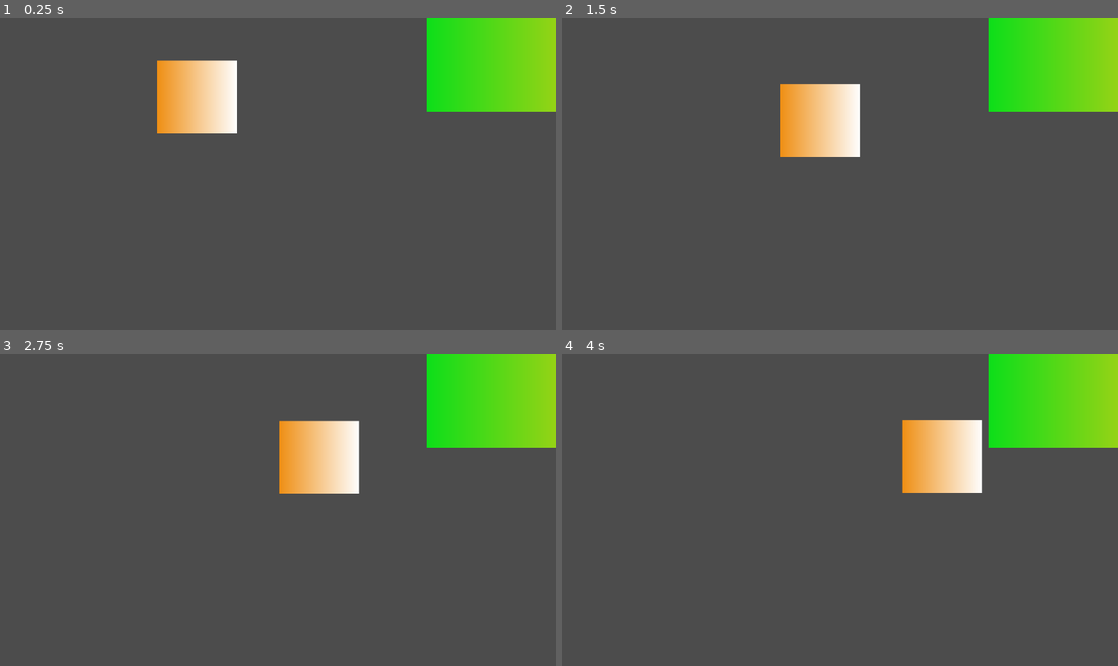
Above: before the commit, frames 1-4 (two rows, left to right).
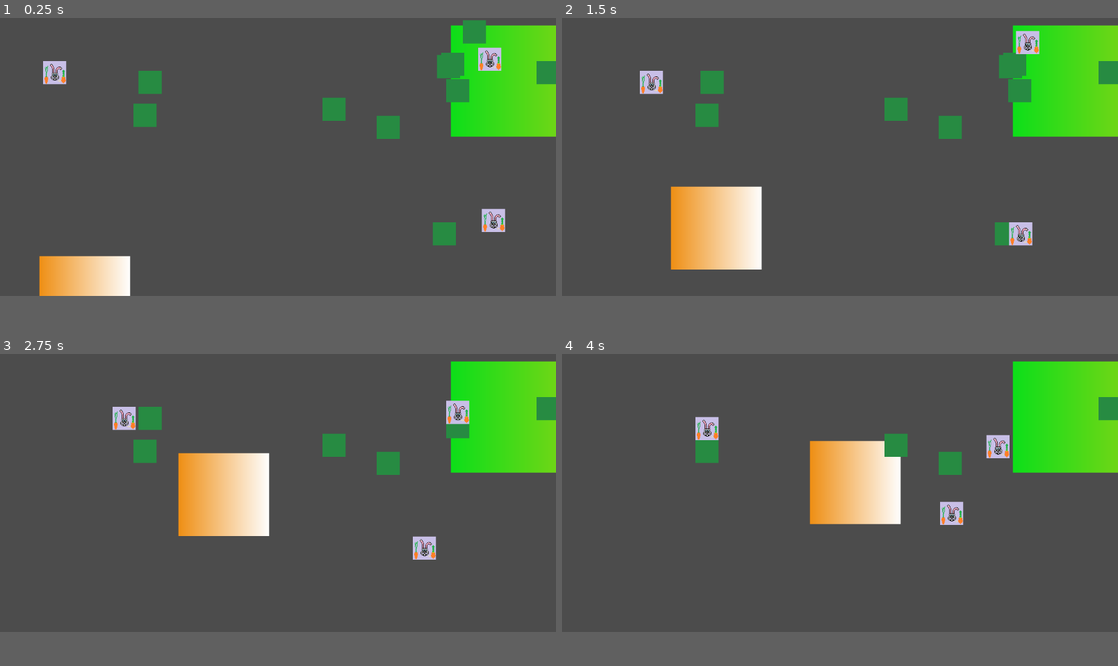
Above: after the commit, the same moments.

Repository: Unrimah/petri_cup
Game: Godot game, scene res://Node2D.tscn
Two runs of this game, one before a commit and one after it. Both use one fixed random seed, a clock stepped at 60 frames per second and the inputs below.
Inputs:
- Up to frame 1 (0.25 s): no input
- Up to frame 2 (1.5 s): no input
- Up to frame 3 (2.75 s): no input
- Up to frame 4 (4 s): no input
The window is 800x449 before the commit and 800x400 after it. Grey fills any space a smaller window leaves; there, only what the larger window draws over its background counts as a difference.

The runs differ from the first frame. In frame 1, 16% of the frame differs, in the area x 7-100%, y 0-90%; in frame 2, 18%, in the area x 14-100%, y 0-81%; in frame 3, 18%; in frame 4, 17%.

Commit message:
New rabbits

Diff:
--- /dev/null
+++ b/GrassBody2D.tscn
@@ -0,0 +1,15 @@
+[gd_scene load_steps=3 format=2]
+
+[sub_resource type="Gradient" id=2]
+offsets = PoolRealArray( 0 )
+colors = PoolColorArray( 0.153809, 0.546875, 0.261288, 1 )
+
+[sub_resource type="GradientTexture" id=1]
+gradient = SubResource( 2 )
+
+[node name="GrassBody2D" type="StaticBody2D"]
+
+[node name="Sprite" type="Sprite" parent="."]
+texture = SubResource( 1 )
+region_enabled = true
+region_rect = Rect2( -25, -25, 50, 50 )
--- a/Node2D.gd
+++ b/Node2D.gd
@@ -1,5 +1,7 @@
 extends Node2D
 
+const NUM_GRASS = 10
+const NUM_RABBITS = 3
 # Declare member variables here. Examples:
 # var a = 2
 # var b = "text"
@@ -7,13 +9,31 @@
 # Called when the node enters the scene tree for the first time.
 func _ready():
 	randomize()
-	_position_rab_and_grow()
+	var grass_scene = preload("res://GrassBody2D.tscn")
+	var rabbit_scene = preload("res://RabbitBody2D.tscn")
+
+	for i in NUM_GRASS:
+		var grass_node = grass_scene.instance()
+		grass_node.position.x = randi() % 1200
+		grass_node.position.y = randi() % 600
+		grass_node.add_to_group("grass")
+		add_child(grass_node)
+
+	for i in NUM_RABBITS:
+		var rabbit_node = rabbit_scene.instance()
+		rabbit_node.position.x = randi() % 1200
+		rabbit_node.position.y = randi() % 600
+		rabbit_node.add_to_group("rabbits")
+		add_child(rabbit_node)
+
+#	_position_rab_and_grow()
+
 
 func _position_rab_and_grow():
 #	var posX = randi() % 1366
 #	var posY = randi() % 768
-	get_node("KrolikVashyMat").set_place(randi() % 1366, randi() % 768)
-	get_node("TRAVAblin").set_place(randi() % 1366, randi() % 768)
+	get_node("KrolikVashyMat").set_place(randi() % 1200, randi() % 600)
+	get_node("TRAVAblin").set_place(randi() % 1200, randi() % 600)
 # Called every frame. 'delta' is the elapsed time since the previous frame.
 #func _process(delta):
 #	pass
--- a/Node2D.tscn
+++ b/Node2D.tscn
@@ -24,30 +24,30 @@
 [sub_resource type="GradientTexture" id=7]
 gradient = SubResource( 6 )
 
-[sub_resource type="RectangleShape2D" id=5]
+[sub_resource type="RectangleShape2D" id=8]
 extents = Vector2( 180.919, 115.792 )
 
-[node name="Node2D" type="Node2D"]
+[node name="Main_node2d" type="Node2D"]
 script = ExtResource( 1 )
 
 [node name="KrolikVashyMat" type="RigidBody2D" parent="."]
 position = Vector2( 133.869, 641.029 )
-physics_material_override = SubResource( 9 )
+physics_material_override = SubResource( 1 )
 script = ExtResource( 2 )
 
 [node name="Sprite" type="Sprite" parent="KrolikVashyMat"]
 position = Vector2( 19.0107, -7.35147 )
 scale = Vector2( 0.0959104, 179.469 )
-texture = SubResource( 2 )
+texture = SubResource( 3 )
 
 [node name="CollisionShape2D" type="CollisionShape2D" parent="KrolikVashyMat"]
 visible = false
 position = Vector2( 49.2819, -4.92804 )
-shape = SubResource( 3 )
+shape = SubResource( 4 )
 
 [node name="TRAVAblin" type="StaticBody2D" parent="."]
 position = Vector2( 1021.04, 284.689 )
-physics_material_override = SubResource( 8 )
+physics_material_override = SubResource( 5 )
 script = ExtResource( 3 )
 
 [node name="Sprite" type="Sprite" parent="TRAVAblin"]
--- /dev/null
+++ b/RabbitBody2D.gd
@@ -0,0 +1,67 @@
+extends RigidBody2D
+
+const MAX_HEALTH = 100
+const SEARCH_RANGE = 500
+const EATING_DISTANCE = 5
+
+enum ACT {
+	DIE,
+	MOVE,
+	EAT
+}
+
+var health
+onready var TARGET = get_node("../TRAVAblin").position
+
+# Called when the node enters the scene tree for the first time.
+func _ready():
+	self.health = MAX_HEALTH
+
+# Called every frame. 'delta' is the elapsed time since the previous frame.
+func _process(delta):
+	match select_action():
+		ACT.MOVE:
+			rabbit_move()
+		ACT.EAT:
+			pass
+		ACT.DIE:
+			rabbit_die()
+
+func select_action():
+	return ACT.MOVE
+#	return ACT.DIE
+
+func rabbit_move():
+	var grass_list = get_tree().get_nodes_in_group("grass")
+	var distance = SEARCH_RANGE
+	var direction
+	for grass in grass_list:
+		var grass_distance = self.position.distance_to(grass.position)
+		if distance > grass_distance:
+			distance = grass_distance
+			TARGET = grass
+	if distance == SEARCH_RANGE:
+		direction = Vector2(2*(randi() % 2)-1,2*(randi() % 2)-1)
+	else:
+		direction = Vector2(0,0)
+		if (self.position.x < TARGET.position.x) and (self.position.x < 1200):
+			direction.x = 1
+		if (self.position.y < TARGET.position.y) and (self.position.y < 600):
+			direction.y = 1
+		if (self.position.x > TARGET.position.x) and (self.position.x >= 0):
+			direction.x = -1
+		if (self.position.y > TARGET.position.y) and (self.position.y >= 0):
+			direction.y = -1
+	if distance < EATING_DISTANCE:
+		rabbit_eat(TARGET)
+	else:
+		global_translate(direction)
+
+func rabbit_eat(food):
+	food.free()
+
+func set_place(x, y):
+	self.position = Vector2(x, y)
+
+func rabbit_die():
+	pass
--- /dev/null
+++ b/RabbitBody2D.tscn
@@ -0,0 +1,10 @@
+[gd_scene load_steps=3 format=2]
+
+[ext_resource path="res://RabbitBody2D.gd" type="Script" id=1]
+[ext_resource path="res://rabbit_skin2.bmp" type="Texture" id=2]
+
+[node name="RabbitBody2D" type="RigidBody2D"]
+script = ExtResource( 1 )
+
+[node name="RabbitSkin" type="Sprite" parent="."]
+texture = ExtResource( 2 )
--- a/project.godot
+++ b/project.godot
@@ -21,8 +21,8 @@
 
 [display]
 
-window/size/width=1366
-window/size/height=768
+window/size/width=1200
+window/size/resizable=false
 
 [physics]
 
Not shown: 2 places in Node2D.tscn that only renumber resources
Binary file added: rabbit_skin.png
Not shown, added: rabbit_skin.png.import
Binary file added: rabbit_skin2.bmp
Not shown, added: rabbit_skin2.bmp.import
Binary file added: rabbit_skin2.png
Not shown, added: rabbit_skin2.png.import
